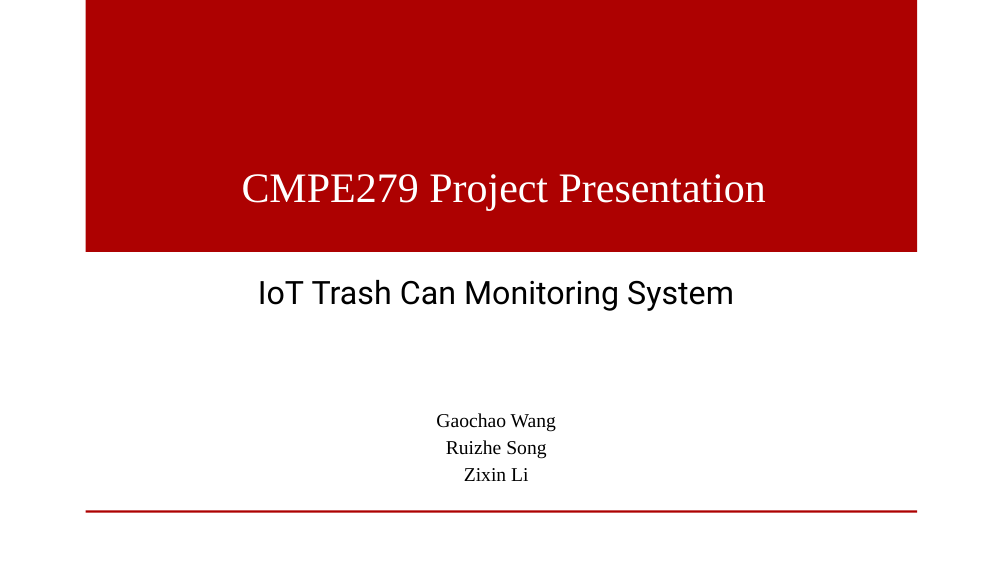
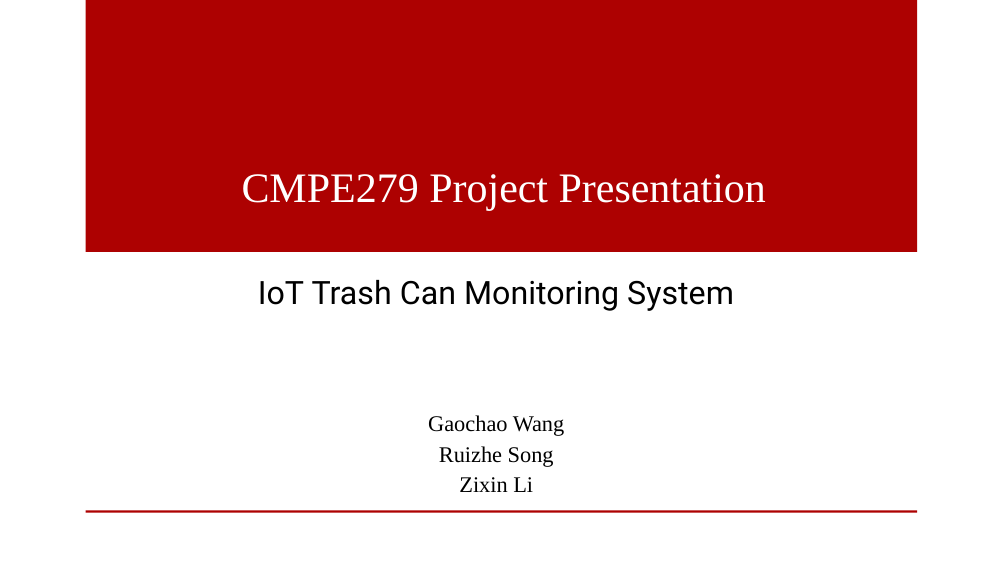
Before and after one commit to 504steven/IoT-TrashCanMonitoringSys, a slide deck: slide 1 of 297 Project Presentation.pptx. Drawn at 1008x567 pixels with LibreOffice and Linux fonts; fonts in the diff are those of the drawing; background and template pictures are left out. Boxes give left, top, right and bottom in pixels: in the first picture for what was removed or moved away, otherwise in the second. Text is boxed around its words. In the diff, an @@ line names an element or a change of style, - is before the commit and + after.

```diff
--- a/297 Project Presentation.pptx
+++ b/297 Project Presentation.pptx
@@ subtitle "Gaochao Wang" at [428, 415, 565, 492]: size 14 to 16 pt @@
```
Also in this commit, not shown: 2 other slides changed.
